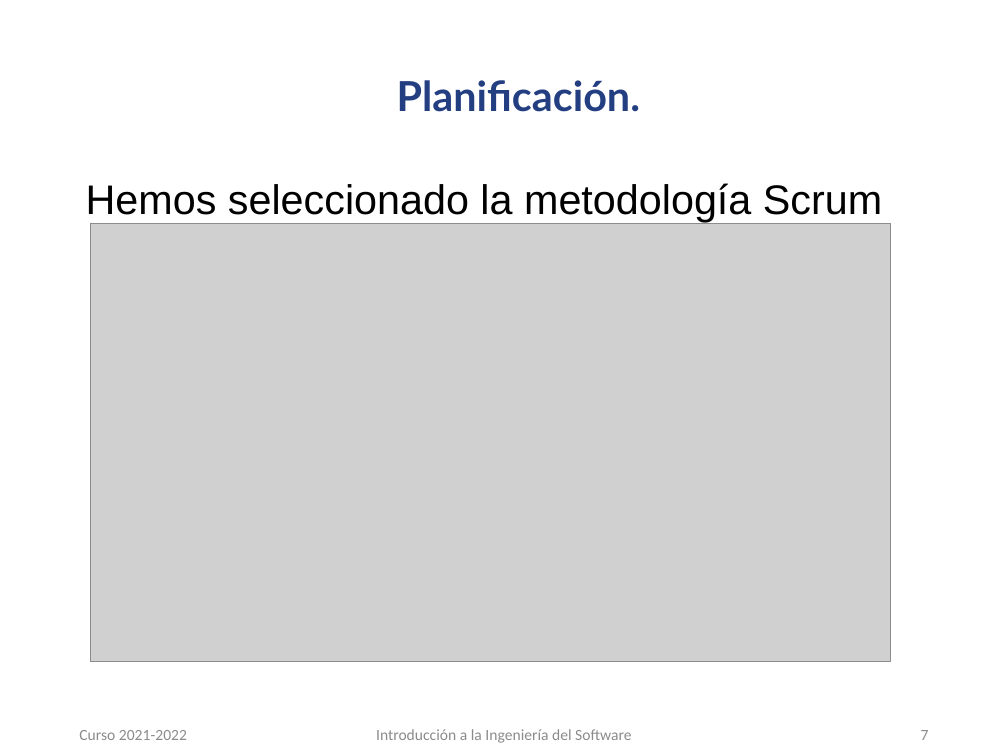
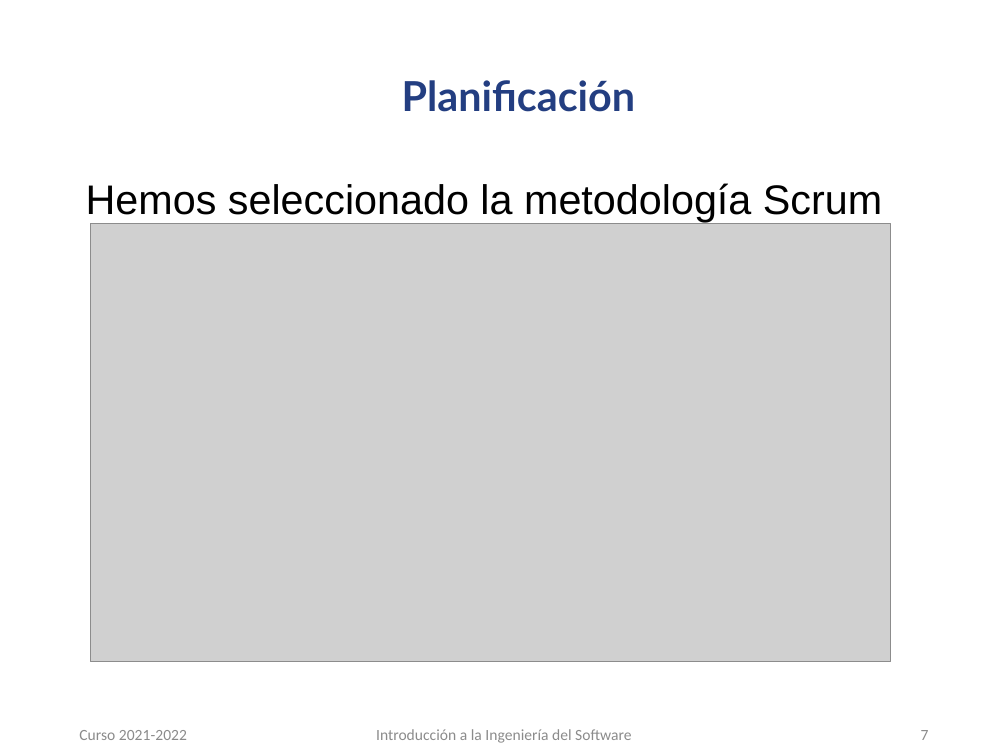
Before and after one commit to carloscmor/PRIMERA_FILA, a slide deck: slide 7 of PFentertainment_presentación.pptx. Drawn at 1008x756 pixels with LibreOffice and Linux fonts; fonts in the diff are those of the drawing; grey boxes stand for pictures; background and template pictures are left out. Boxes give left, top, right and bottom in pixels: in the first picture for what was removed or moved away, otherwise in the second. Text is boxed around its words. In the diff, an @@ line names an element or a change of style, - is before the commit and + after.

Commit message:
Actualización de presentación del proyecto
Agregadas diapositivas y animaciones a la sección de "Planificación" (WIP).

```diff
--- a/PFentertainment_presentación.pptx
+++ b/PFentertainment_presentación.pptx
@@ title at box(402, 80, 636, 112): text changed @@
-Planificación.
+Planificación
```
Also in this commit, not shown: 3 slides added.
